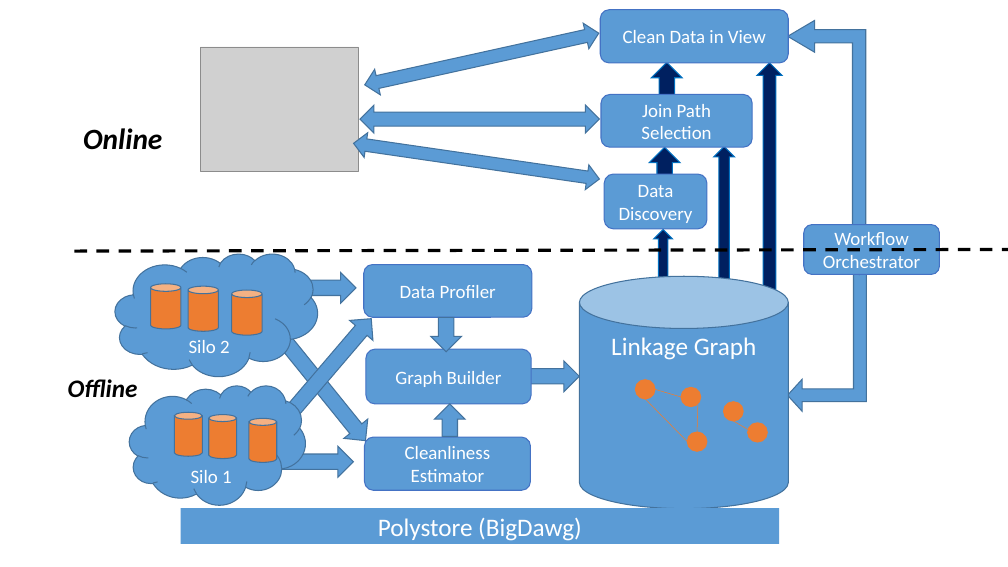
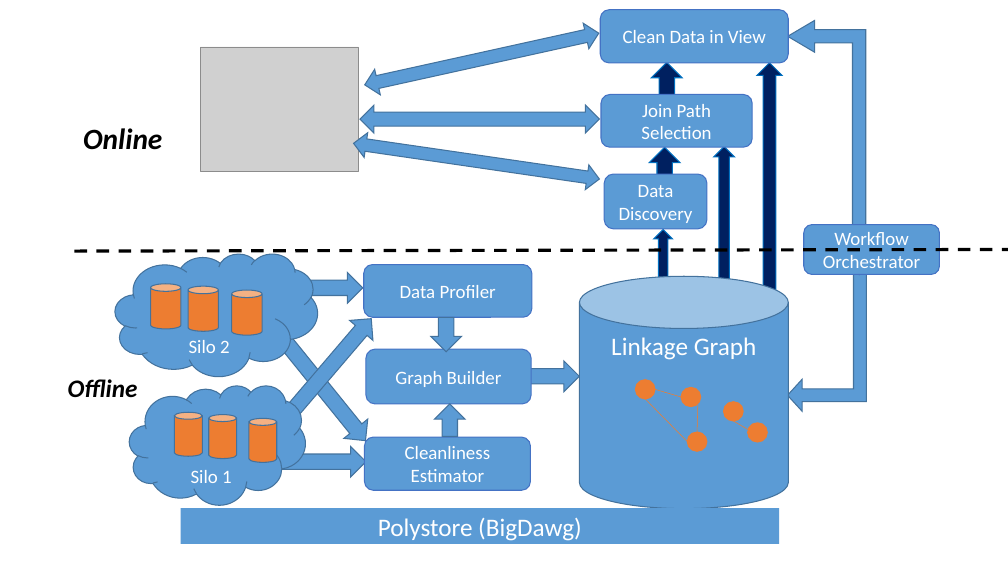
Before and after one commit to qcri/DataCivilizer, a slide deck: slide 1 of arch3.pptx (slide 4 before the commit). Drawn at 1008x567 pixels with LibreOffice and Linux fonts; fonts in the diff are those of the drawing; grey boxes stand for pictures. Boxes give left, top, right and bottom in pixels: in the first picture for what was removed or moved away, otherwise in the second. Text is boxed around its words. In the diff, an @@ line names an element or a change of style, - is before the commit and + after.

```diff
--- a/arch3.pptx
+++ b/arch3.pptx
@@ left right arrow: place and size @@
-left right arrow at [284,272,356,303]
+left right arrow at [284,272,363,303]
@@ left right arrow: place and size @@
-left right arrow at [262,446,354,477]
+left right arrow at [262,446,366,477]
```
Also in this commit, not shown: 3 slides removed, 1 other file.
